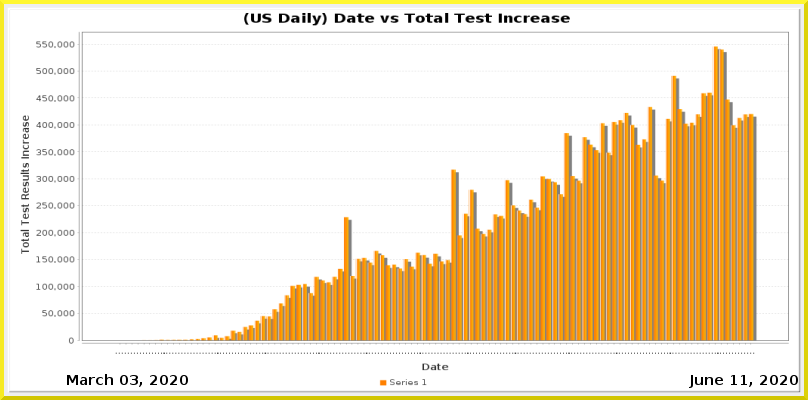
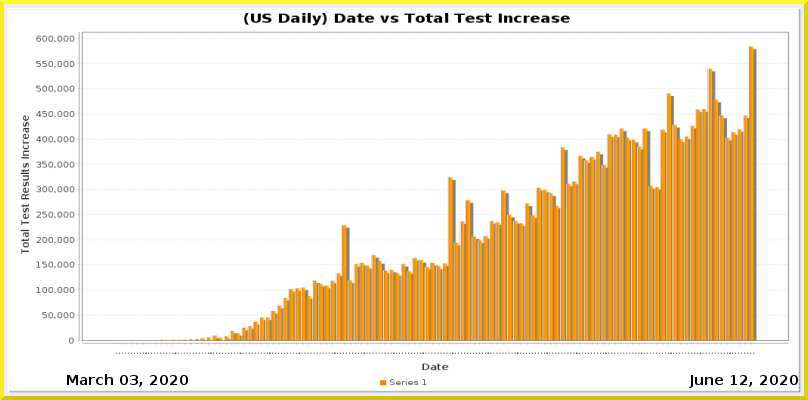
The second 808px x 400px image is a revision of the first. Changes to its layers:
painted on "Current Date" over (x1=740, y1=375, x2=747, y2=385)
painted on "Date_vs_TestIncrease.png" over (x1=36, y1=35, x2=789, y2=354)
